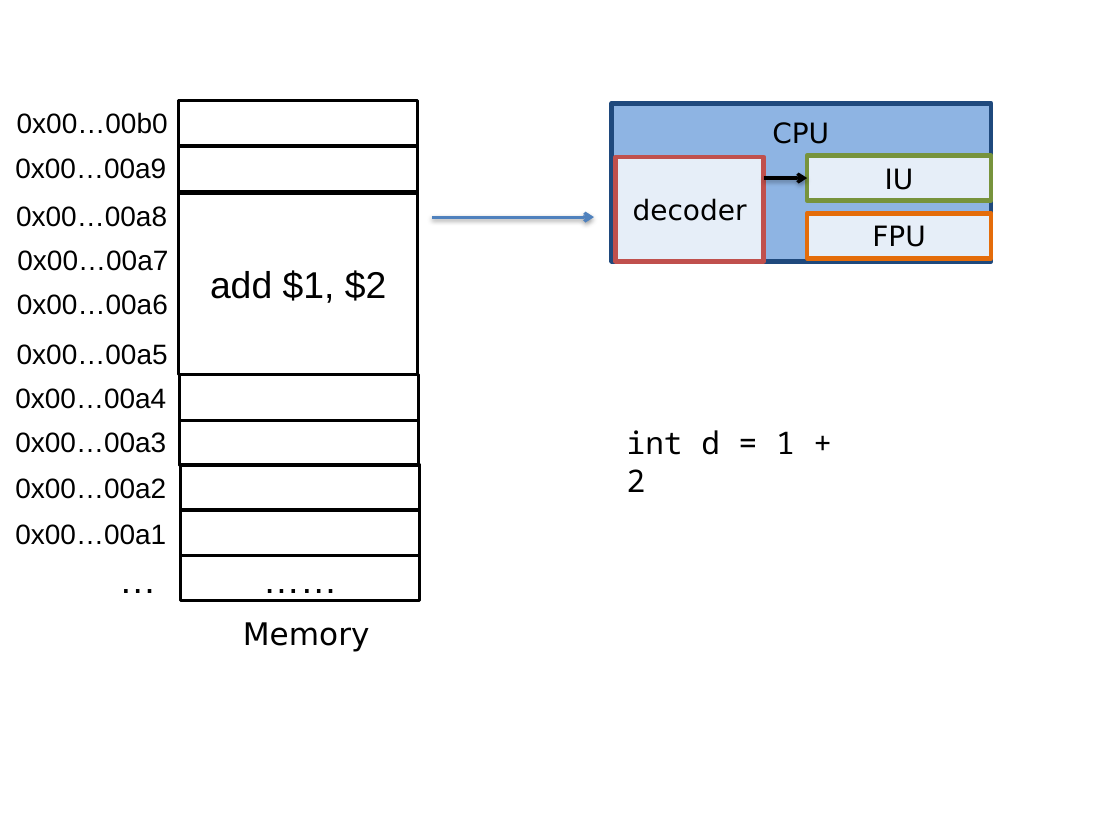
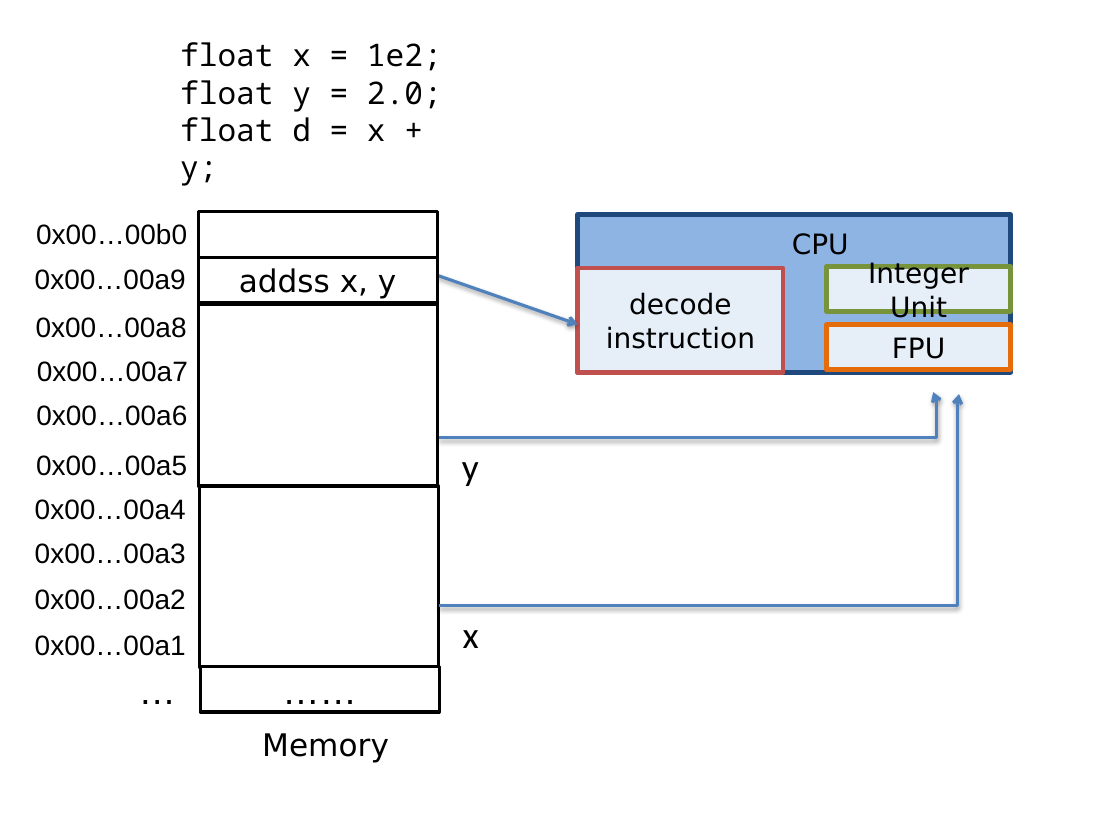
Before and after one commit to NYU-CSO/nyu-cso.github.io, a slide deck: slide 59 of notes/03-floats.pptx (slide 73 before the commit). Drawn at 1120x840 pixels with LibreOffice and Linux fonts; fonts in the diff are those of the drawing. Boxes give left, top, right and bottom in pixels: in the first picture for what was removed or moved away, otherwise in the second. Text is boxed around its words. In the diff, an @@ line names an element or a change of style, - is before the commit and + after.

```diff
--- a/notes/03-floats.pptx
+++ b/notes/03-floats.pptx
@@ text at bbox=[180, 42, 442, 142]: text changed @@
-int d = 1 + 2
+float x = 1e2;
+float y = 2.0;
+float d = x + y;
@@ arrow removed from (764, 178) to (808, 178) @@
@@ rectangle removed at bbox=[179, 193, 418, 374] @@
-add $1, $2
@@ rectangle: place and size @@
-rectangle at bbox=[612, 103, 991, 261]
+rectangle at bbox=[578, 214, 1010, 372]
@@ 13 texts, 8 rectangles: place and size @@
-13 texts, 8 rectangles at bbox=[15, 101, 991, 652]
+13 texts, 8 rectangles at bbox=[35, 212, 1010, 763]
@@ text in rectangle at bbox=[239, 268, 396, 299]: text added @@
+addss x, y
@@ rectangle "decode": place and size @@
-rectangle "decode" at bbox=[616, 157, 764, 261]
+rectangle "decode" at bbox=[578, 268, 783, 372]
@@ text in rectangle at bbox=[868, 261, 969, 323]: text changed @@
-IU
+Integer Unit
@@ arrow moved from (432, 217) - (594, 217) to (437, 276) - (578, 325) @@
@@ text in rectangle at bbox=[606, 292, 755, 349]: text changed @@
-decoder
+decode
+instruction
@@ rectangle: place and size @@
-rectangle at bbox=[179, 374, 418, 420]
+rectangle at bbox=[198, 305, 437, 486]
@@ elbow arrow added from (439, 438) to (933, 392), #4F81BD 2 pt @@
@@ elbow arrow added from (439, 606) to (959, 394), #4F81BD 2 pt @@
@@ rectangle removed at bbox=[180, 465, 419, 511] @@
@@ text added at bbox=[462, 462, 479, 486], 24 pt, text #000000 @@
+y
@@ rectangle: place and size @@
-rectangle at bbox=[180, 420, 419, 466]
+rectangle at bbox=[199, 486, 438, 668]
@@ rectangle removed at bbox=[180, 510, 419, 556] @@
@@ text added at bbox=[463, 630, 479, 648], 24 pt, text #000000 @@
+x
```
Also in this commit, not shown: 2 other slides changed, 12 slides added, 19 slides removed, 1 other file.
